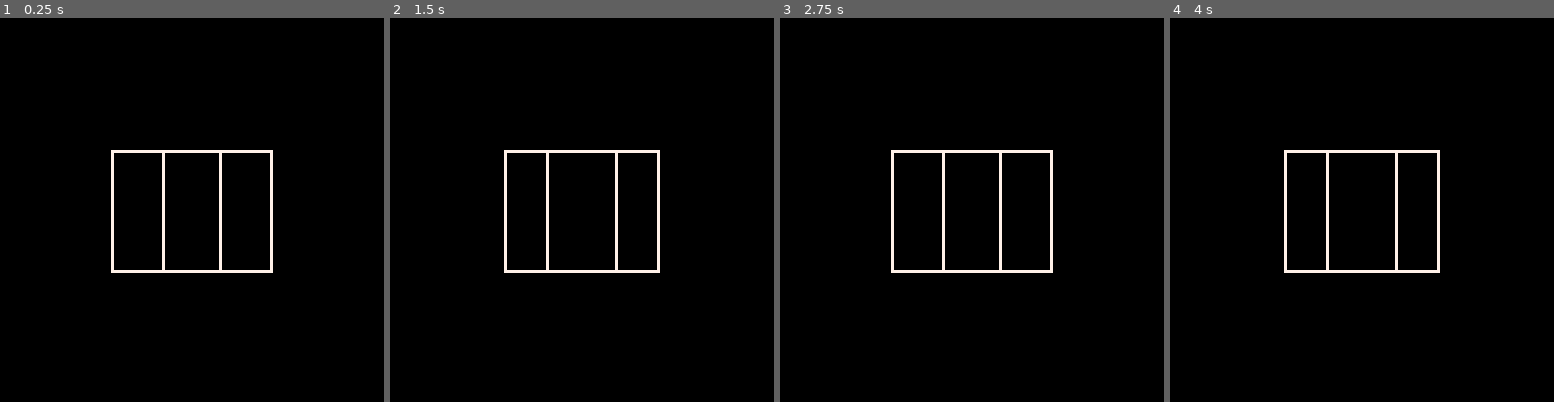
Above: before the commit, frames 1-4 (left to right).
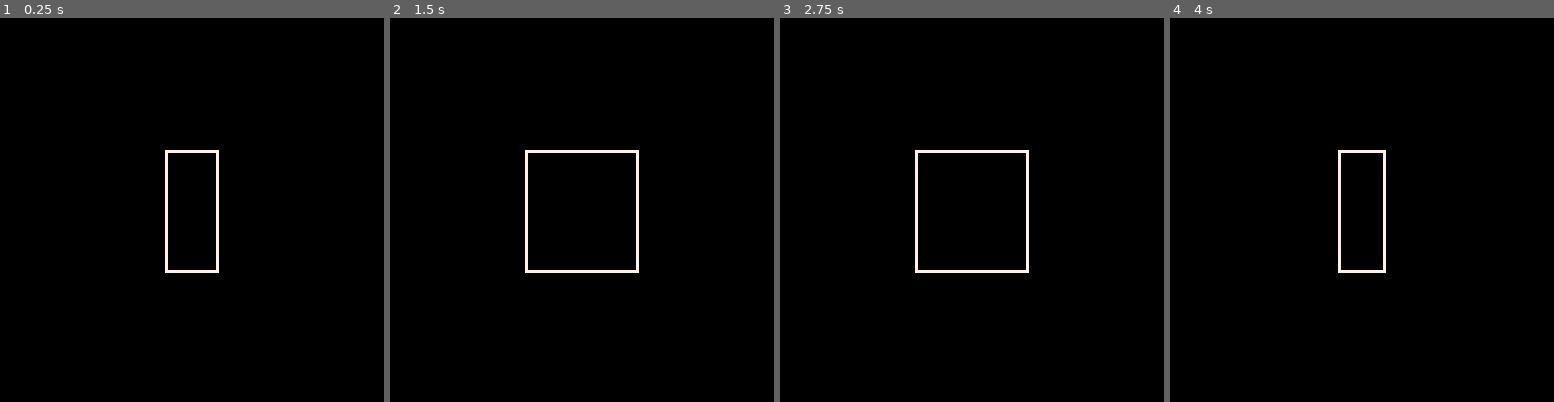
Above: after the commit, the same moments.

Repository: kakardo/Pico-8
Game: PICO-8 cartridge game carts/02 platonic solids viewer/platonic_solids_viewer.p8
Two runs of this game, one before a commit and one after it. Both use one fixed random seed, a clock stepped at 60 frames per second and the inputs below.
Inputs:
- Up to frame 1 (0.25 s): no input
- Up to frame 2 (1.5 s): no input
- Up to frame 3 (2.75 s): no input
- Up to frame 4 (4 s): no input

The runs differ from the first frame. In frame 1, 1.9% of the frame differs, in the area x 28-72%, y 34-67%; in frame 2, 1.6%; in frame 3, 1.6%; in frame 4, 1.9%.

Commit message:
Starting to transfer the math for rotation to program.

Diff:
--- a/game carts/02 platonic solids viewer/main.lua
+++ b/game carts/02 platonic solids viewer/main.lua
@@ -42,10 +42,15 @@
 end
 
 function calc_rotation(x, y)
+	return rotate_x(x, y, angle)
 end
 
-function rotate_x()
+function rotate_x(x, y, angle)
+	return x * cos(angle) - 0 * sin(angle), x * sin(0) + y * cos(0)
 end
+
+
+
 
 function _init()
 	center_x = 64
@@ -69,13 +74,14 @@
 
 		-- sin() and cos() angles go from 0 to 360° (0.0 to 1.0)
 		-- example -> 0.25 = 90°, 1.0 = 360°)
-		rotX1 = alfa[1] * cos(angle) - alfa[3] * sin(angle)
-		rotX2 = beta[1] * cos(angle) - beta[3] * sin(angle)
+		--rotX1 = alfa[1] * cos(angle) - alfa[3] * sin(angle)
+		--rotX2 = beta[1] * cos(angle) - beta[3] * sin(angle)
 
+		ax, ay = calc_rotation(alfa[1], alfa[2])
+		bx, by = calc_rotation(beta[1], beta[2])
 
-
-		pointX1, pointY1 = calc_projection(rotX1, alfa[2])
-		pointX2, pointY2 = calc_projection(rotX2, beta[2])
+		pointX1, pointY1 = calc_projection(ax, ay)
+		pointX2, pointY2 = calc_projection(bx, by)
 
 		line(pointX1, pointY1, pointX2, pointY2, 7)
 		--pset(pointX, pointY, color)
